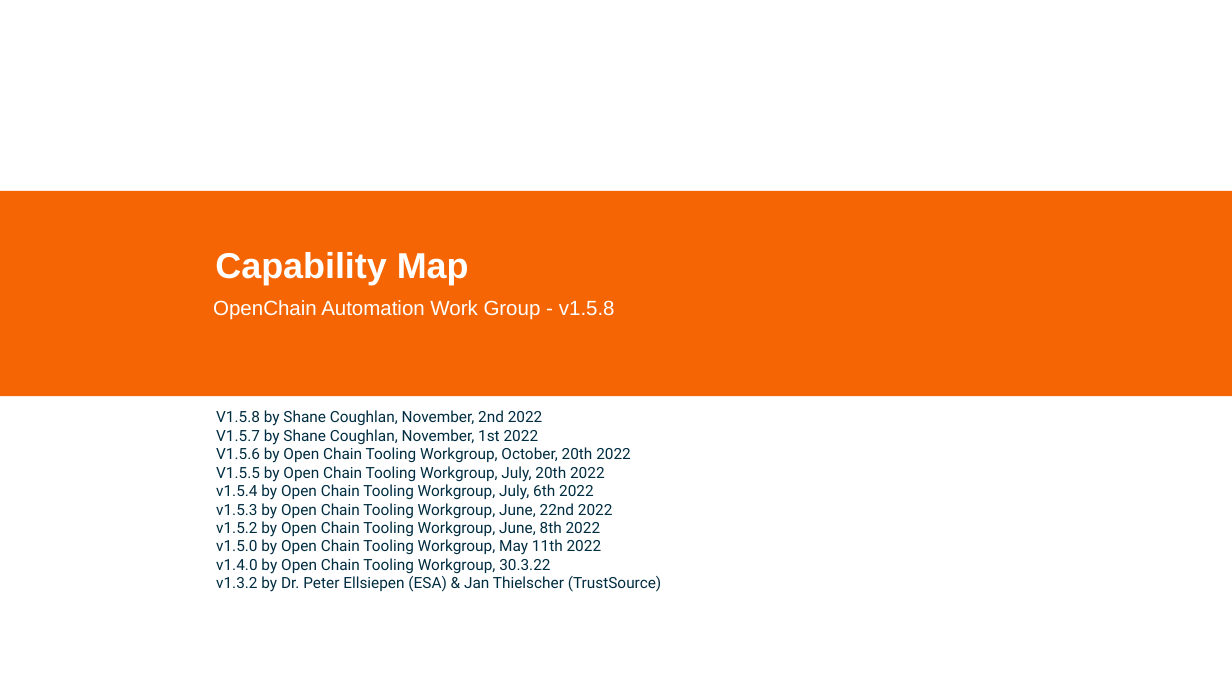
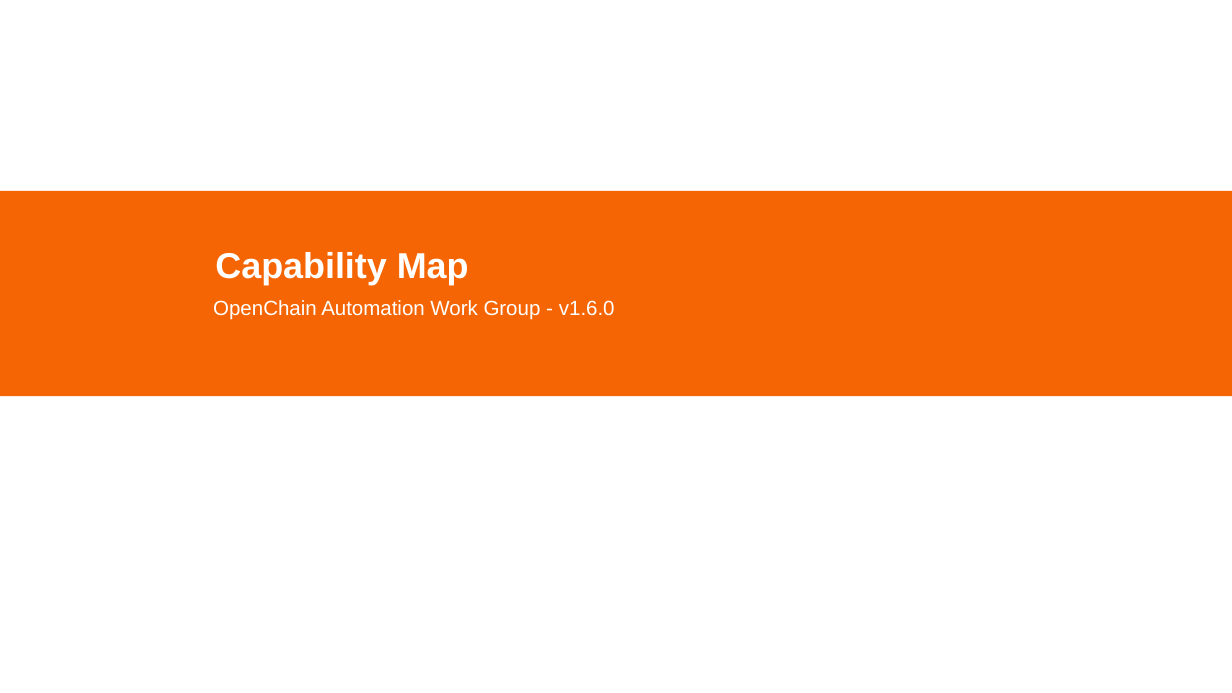
Before and after one commit to Open-Source-Compliance/Sharing-creates-value, a slide deck: slide 1 of Tooling-Landscape/CapabilityMap/OC_ToolingChain_v1.6.0.pptx. Drawn at 1232x693 pixels with LibreOffice and Linux fonts; fonts in the diff are those of the drawing; background and template pictures are left out. Boxes give left, top, right and bottom in pixels: in the first picture for what was removed or moved away, otherwise in the second. Text is boxed around its words. In the diff, an @@ line names an element or a change of style, - is before the commit and + after.

Commit message:
Update OC_ToolingChain_v1.6.0.pptx
Corrected version number on first slide

```diff
--- a/Tooling-Landscape/CapabilityMap/OC_ToolingChain_v1.6.0.pptx
+++ b/Tooling-Landscape/CapabilityMap/OC_ToolingChain_v1.6.0.pptx
@@ subtitle at (x1=213, y1=300, x2=615, y2=320): text changed @@
-OpenChain Automation Work Group - v1.5.8
+OpenChain Automation Work Group - v1.6.0
@@ text removed at (x1=216, y1=410, x2=661, y2=592) @@
-V1.5.8 by Shane Coughlan, November, 2nd 2022
-V1.5.7 by Shane Coughlan, November, 1st 2022
-V1.5.6 by Open Chain Tooling Workgroup, October, 20th 2022
-V1.5.5 by Open Chain Tooling Workgroup, July, 20th 2022
-v1.5.4 by Open Chain Tooling Workgroup, July, 6th 2022
-v1.5.3 by Open Chain Tooling Workgroup, June, 22nd 2022
-v1.5.2 by Open Chain Tooling Workgroup, June, 8th 2022
-v1.5.0 by Open Chain Tooling Workgroup, May 11th 2022
-v1.4.0 by Open Chain Tooling Workgroup, 30.3.22
-v1.3.2 by Dr. Peter Ellsiepen (ESA) & Jan Thielscher (TrustSource)
```
